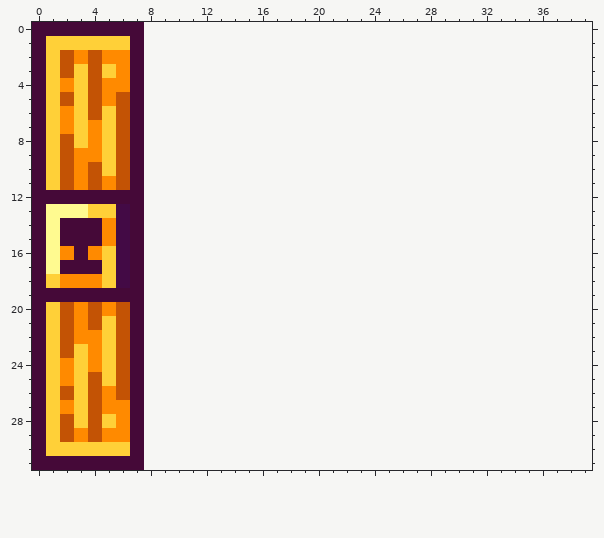
Two states of a pixel-art sprite, img/door_meta.png. Above: the version before the commit.
The file is 8x32 pixels. The old version is drawn lined up with the new one, on the new canvas.
New version:
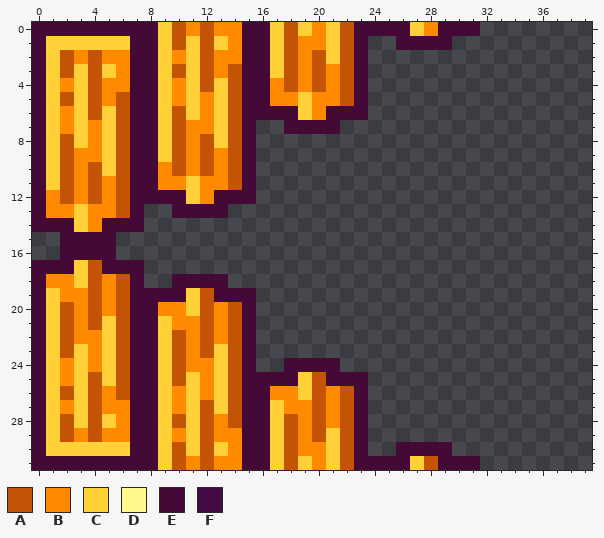
Palette (. is transparent): A #c35305  B #ff8a00  C #ffd038  D #fffa90  E #450938  F #430a45
Difference:
canvas 8x32 -> 40x32
Changed rows in their new state; - is an unchanged pixel.
first column x 0:
 0 --------ECABABBEECACBCAEEEECBEEE
 1 --------ECACACBEECABBCAE--EEEE--
 2 --------ECBCABBEECABACAE--------
 3 --------ECACABAEECABABAE--------
 4 --------ECBCACAEEBABABAE--------
 5 --------ECBCBCAEEBBCBBAE--------
 6 --------ECACBCAEEEECBEEE--------
 7 --------ECABBCAE--EEEE----------
 8 --------ECABACAE----------------
 9 --------ECABABAE----------------
10 --------EBABABAE----------------
11 --------EBBCBBAE----------------
12 -BABABA-EEECBEEE----------------
13 -BBCBBA---EEEE------------------
14 -E-CBEE-------------------------
15 ..---E..------------------------
16 ..E-EE..------------------------
17 -E-CAEE-------------------------
18 -B-CABA---EEEE------------------
19 -CBBABA-EEECAEEE----------------
20 --------EBBCABAE----------------
21 --------ECBBABAE----------------
22 --------ECABABAE----------------
23 --------ECABACAE----------------
24 --------ECABBCAE--EEEE----------
25 --------ECACBCAEEEECAEEE--------
26 --------ECBCBCAEEBBCABAE--------
27 --------ECBCACAEECBBABAE--------
28 --------ECACABAEECABABAE--------
29 --------ECBCABBEECABACAE--------
30 --------ECACACBEECABBCAE--EEEE--
31 --------ECABABBEECACBCAEEEECAEEE
Pixel boxes of the changes (left, top, right, bottom) in both pictures:
changed: (32, 22, 480, 470)
